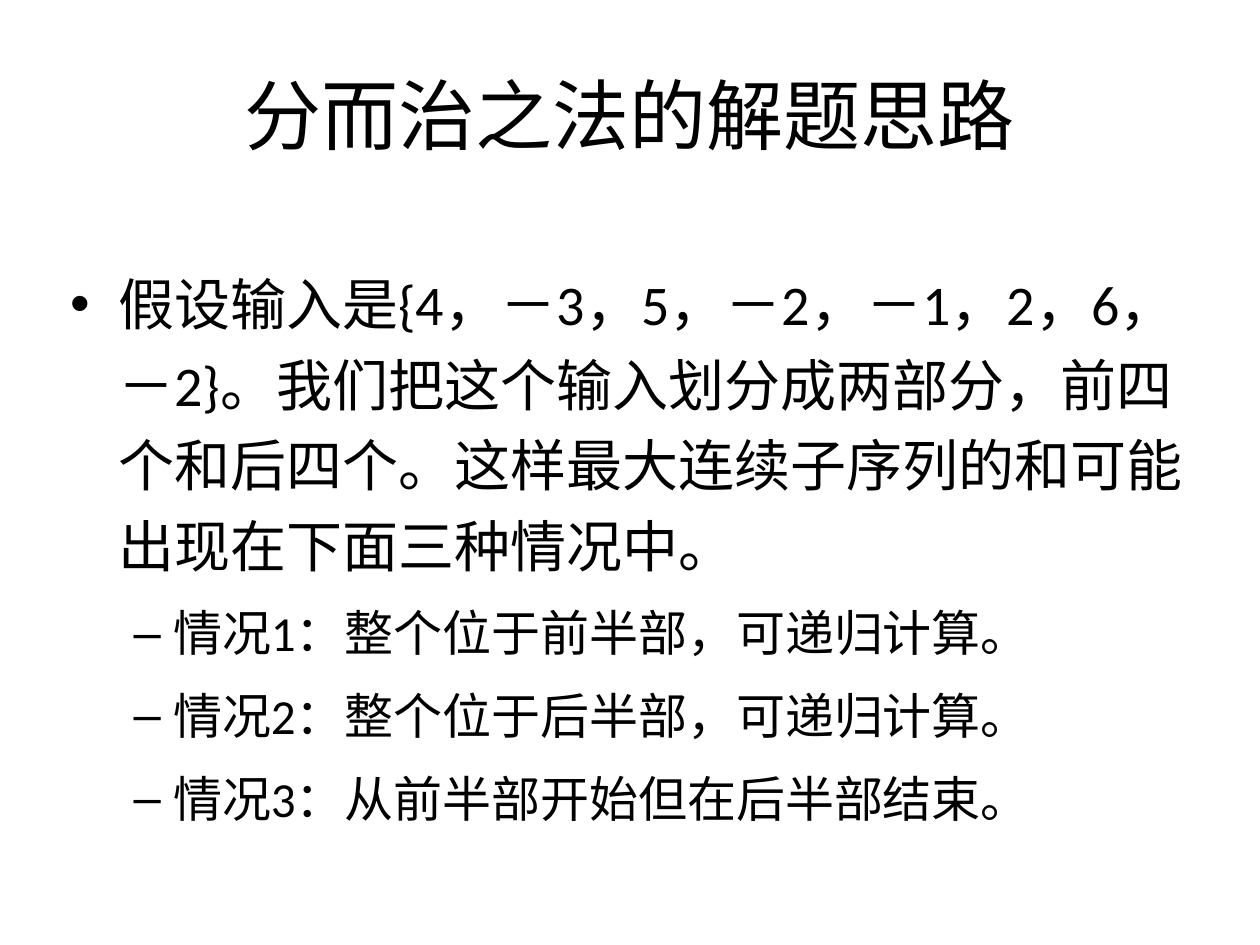
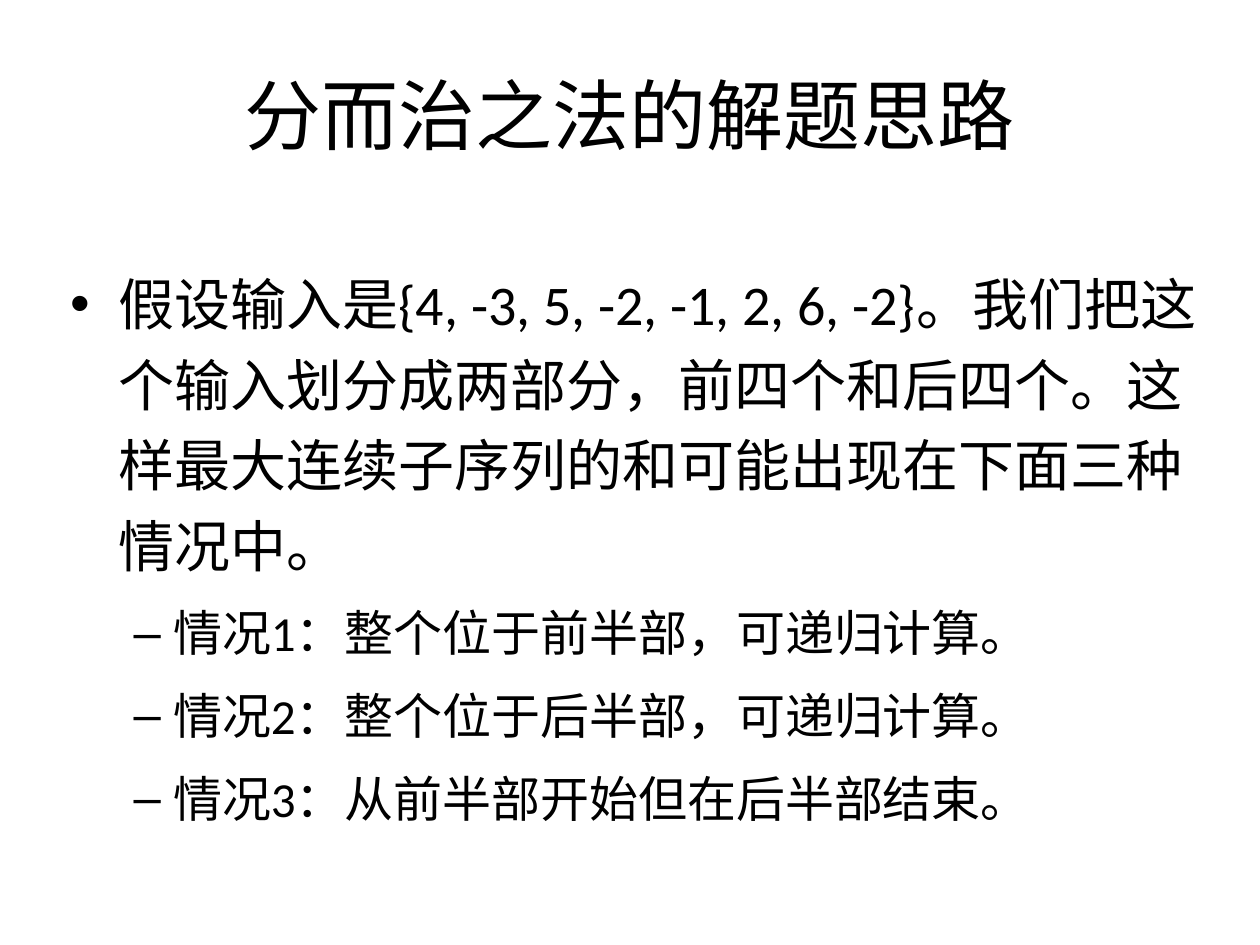
Before and after one commit to wwuhn/wwuhn.github.io, a slide deck: slide 127 of bookspcClassic/C++程序设计翁惠玉/6过程封装－函数（回溯法、分治法、动态规划）.ppt. Drawn at 1260x945 pixels with LibreOffice and Linux fonts; fonts in the diff are those of the drawing. Boxes give left, top, right and bottom in pixels: in the first picture for what was removed or moved away, otherwise in the second. Text is boxed around its words. In the diff, an @@ line names an element or a change of style, - is before the commit and + after.

```diff
--- a/bookspcClassic/C++程序设计翁惠玉/6过程封装－函数（回溯法、分治法、动态规划）.ppt
+++ b/bookspcClassic/C++程序设计翁惠玉/6过程封装－函数（回溯法、分治法、动态规划）.ppt
@@ text at (118, 278, 1196, 572): text changed @@
-• 假设输入是{4，－3，5，－2，－1，2，6，－2}。我们把这个输入划分成两部分，前四个和后四个。这样最大连续子序列的和可能出现在下面三种情况中。
+• 假设输入是{4, -3, 5, -2, -1, 2, 6, -2}。我们把这个输入划分成两部分，前四个和后四个。这样最大连续子序列的和可能出现在下面三种情况中。
```
Also in this commit, not shown: 20 other slides changed, 5 other files.
